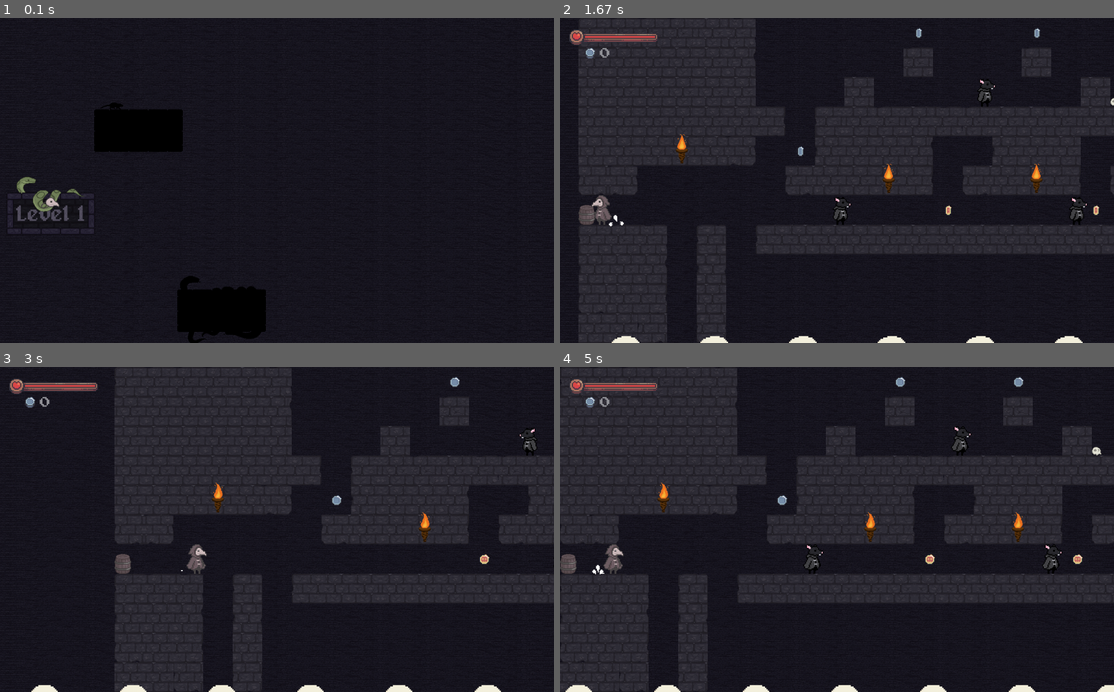
Above: before the commit, frames 1-4 (two rows, left to right).
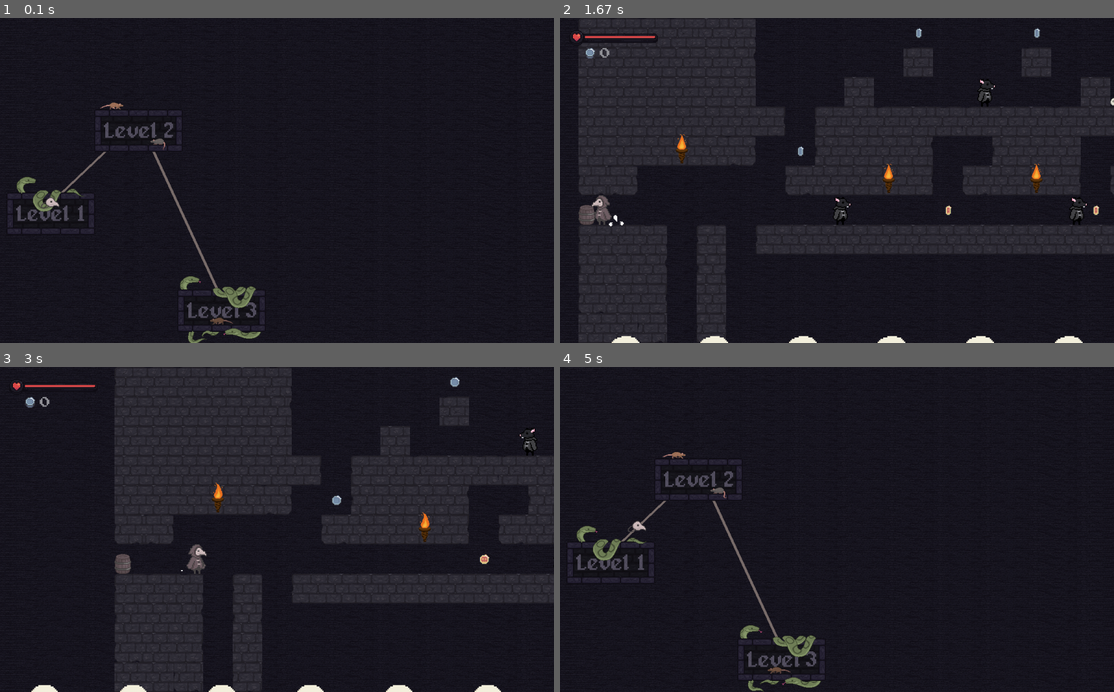
Above: after the commit, the same moments.

Repository: Michael-merlot/Pygame_4_Steve_jOBS_bvt2207
Game: pygame game, started from Code/main.py
Two runs of this game, one before a commit and one after it. Both use one fixed random seed, a clock stepped at 60 frames per second and the inputs below.
Inputs:
- Up to frame 1 (0.1 s): no input
- Up to frame 2 (1.67 s): tap Space at 0.33, 1.23, 1.53 s; hold D 0.67-1.13 s; hold A 1.17-1.63 s
- Up to frame 3 (3 s): hold A 1.67-2.2 s; tap Space at 1.73, 2.03, 2.3, 2.6, 2.73 s; hold A 2.23-2.63 s; hold D from 2.67 s (still down)
- Up to frame 4 (5 s): tap Space at 3.03, 3.4, 3.7, 3.9, 4.2, 4.4, 4.7, 4.9 s; release D at 3.3 s; hold A 3.33-3.8 s; hold D 3.83-4.3 s; hold D 4.33-4.8 s; hold D from 4.83 s (still down)

The runs differ from the first frame. In frame 1, 3.7% of the frame differs, in the area x 11-48%, y 25-100%; in frame 2, 0.4%; in frame 3, 0.4%; in frame 4, 21%, in the area x 0-100%, y 0-100%.

Commit message:
Optimize code and add new files

Diff:
--- a/Code/main.py
+++ b/Code/main.py
@@ -9,7 +9,7 @@
     def __init__(self):
 
         # Игровые атрибуты
-        self.max_level = 0
+        self.max_level = 2
         self.max_health = 100
         self.current_health = 100
         self.coins = 0
--- a/levels/level_data/level_4.tmx
+++ b/levels/level_data/level_4.tmx
@@ -1,17 +1,18 @@
 <?xml version="1.0" encoding="UTF-8"?>
 <map version="1.10" tiledversion="1.10.1" orientation="orthogonal" renderorder="right-down" width="60" height="11" tilewidth="64" tileheight="64" infinite="0" nextlayerid="11" nextobjectid="1">
- <tileset firstgid="1" source="../../../../Desktop/Игра для проекта/Level/buba.tsx"/>
- <tileset firstgid="17" source="../../../../Desktop/Игра для проекта/Level/torch.tsx"/>
- <tileset firstgid="21" source="../../../../Desktop/Игра для проекта/Level/rat0.tsx"/>
- <tileset firstgid="22" source="../../../../Desktop/Игра для проекта/Level/end.tsx"/>
- <tileset firstgid="23" source="../../../../Desktop/Игра для проекта/Level/start.tsx"/>
- <tileset firstgid="24" source="../../../../Desktop/Игра для проекта/Level/skull2.tsx"/>
- <tileset firstgid="25" source="../../../../Desktop/Игра для проекта/Level/bone.tsx"/>
- <tileset firstgid="26" source="../../../../Desktop/Игра для проекта/Level/barrel.tsx"/>
- <tileset firstgid="27" source="../../../../Desktop/Игра для проекта/Level/вуамя.tsx"/>
- <tileset firstgid="28" source="../../../../Desktop/Игра для проекта/Level/coin_tiles.tsx"/>
- <tileset firstgid="30" source="../../../../Desktop/level_4/set fakel.tsx"/>
- <tileset firstgid="39" source="../../../../Desktop/level_3/setup_tiles.tsx"/>
+ <tileset firstgid="1" source="../../Игра для проекта/Level/buba.tsx"/>
+ <tileset firstgid="17" source="../../Игра для проекта/Level/torch.tsx"/>
+ <tileset firstgid="21" source="../../Игра для проекта/Level/rat0.tsx"/>
+ <tileset firstgid="22" source="../../Игра для проекта/Level/end.tsx"/>
+ <tileset firstgid="23" source="../../Игра для проекта/Level/start.tsx"/>
+ <tileset firstgid="24" source="../../Игра для проекта/Level/skull2.tsx"/>
+ <tileset firstgid="25" source="../../Игра для проекта/Level/bone.tsx"/>
+ <tileset firstgid="26" source="../../Игра для проекта/Level/barrel.tsx"/>
+ <tileset firstgid="27" source="../../Игра для проекта/Level/вуамя.tsx"/>
+ <tileset firstgid="28" source="../../Игра для проекта/Level/coin_tiles.tsx"/>
+ <tileset firstgid="30" source="../set fakel.tsx"/>
+ <tileset firstgid="39" source="../../level_3/setup_tiles.tsx"/>
+ <tileset firstgid="41" source="../../setup_tiles.tsx"/>
  <layer id="1" name="terrain" width="60" height="11">
   <data encoding="csv">
 1,6,6,6,6,6,6,9,10,10,11,0,0,0,0,0,0,0,0,0,0,0,1,6,6,6,6,11,0,0,0,0,0,0,0,0,0,0,0,0,0,0,0,0,0,0,0,0,0,0,0,0,0,0,1,2,2,6,6,3,
@@ -78,11 +79,11 @@
 0,0,0,0,0,0,0,0,0,0,0,0,0,0,0,0,0,0,0,0,0,0,0,0,0,0,0,0,0,0,0,0,0,0,0,0,0,0,0,0,0,0,0,0,0,0,0,0,0,0,0,0,0,0,0,0,0,0,0,0,
 0,0,0,0,0,0,0,0,0,0,0,0,0,0,0,0,0,0,0,0,0,0,0,0,0,0,0,0,0,0,0,0,0,0,0,0,0,0,0,0,0,0,0,0,0,0,0,0,0,0,0,0,0,0,0,0,0,0,0,0,
 0,0,0,0,0,0,0,0,0,0,0,0,0,0,0,0,0,0,0,0,0,0,0,0,0,0,0,0,0,0,0,0,0,0,0,0,0,0,0,0,0,0,0,0,0,0,0,0,0,0,0,0,0,0,0,0,0,0,0,0,
-0,0,0,0,0,0,0,0,0,0,0,0,0,0,0,0,0,0,0,0,0,0,0,0,0,0,0,0,0,0,0,0,0,0,0,0,0,0,0,0,0,0,0,0,0,0,0,0,0,0,0,0,0,0,0,0,0,0,40,0,
+0,0,0,0,0,0,0,0,0,0,0,0,0,0,0,0,0,0,0,0,0,0,0,0,0,0,0,0,0,0,0,0,0,0,0,0,0,0,0,0,0,0,0,0,0,0,0,0,0,0,0,0,0,0,0,0,0,0,42,0,
 0,0,0,0,0,0,0,0,0,0,0,0,0,0,0,0,0,0,0,0,0,0,0,0,0,0,0,0,0,0,0,0,0,0,0,0,0,0,0,0,0,0,0,0,0,0,0,0,0,0,0,0,0,0,0,0,0,0,0,0,
 0,0,0,0,0,0,0,0,0,0,0,0,0,0,0,0,0,0,0,0,0,0,0,0,0,0,0,0,0,0,0,0,0,0,0,0,0,0,0,0,0,0,0,0,0,0,0,0,0,0,0,0,0,0,0,0,0,0,0,0,
 0,0,0,0,0,0,0,0,0,0,0,0,0,0,0,0,0,0,0,0,0,0,0,0,0,0,0,0,0,0,0,0,0,0,0,0,0,0,0,0,0,0,0,0,0,0,0,0,0,0,0,0,0,0,0,0,0,0,0,0,
-0,39,0,0,0,0,0,0,0,0,0,0,0,0,0,0,0,0,0,0,0,0,0,0,0,0,0,0,0,0,0,0,0,0,0,0,0,0,0,0,0,0,0,0,0,0,0,0,0,0,0,0,0,0,0,0,0,0,0,0,
+0,41,0,0,0,0,0,0,0,0,0,0,0,0,0,0,0,0,0,0,0,0,0,0,0,0,0,0,0,0,0,0,0,0,0,0,0,0,0,0,0,0,0,0,0,0,0,0,0,0,0,0,0,0,0,0,0,0,0,0,
 0,0,0,0,0,0,0,0,0,0,0,0,0,0,0,0,0,0,0,0,0,0,0,0,0,0,0,0,0,0,0,0,0,0,0,0,0,0,0,0,0,0,0,0,0,0,0,0,0,0,0,0,0,0,0,0,0,0,0,0,
 0,0,0,0,0,0,0,0,0,0,0,0,0,0,0,0,0,0,0,0,0,0,0,0,0,0,0,0,0,0,0,0,0,0,0,0,0,0,0,0,0,0,0,0,0,0,0,0,0,0,0,0,0,0,0,0,0,0,0,0
 </data>
Binary file changed: graphics/ui/health_bar.png
Not shown, removed: graphics/ui/health_bar.zip
